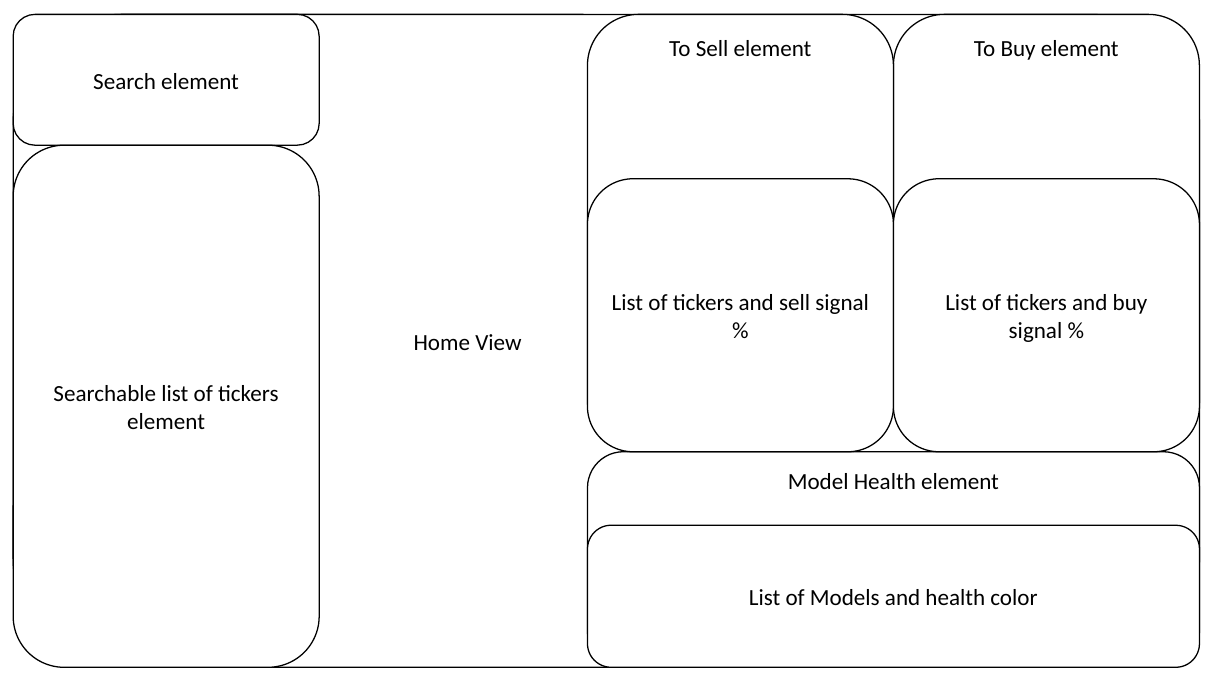
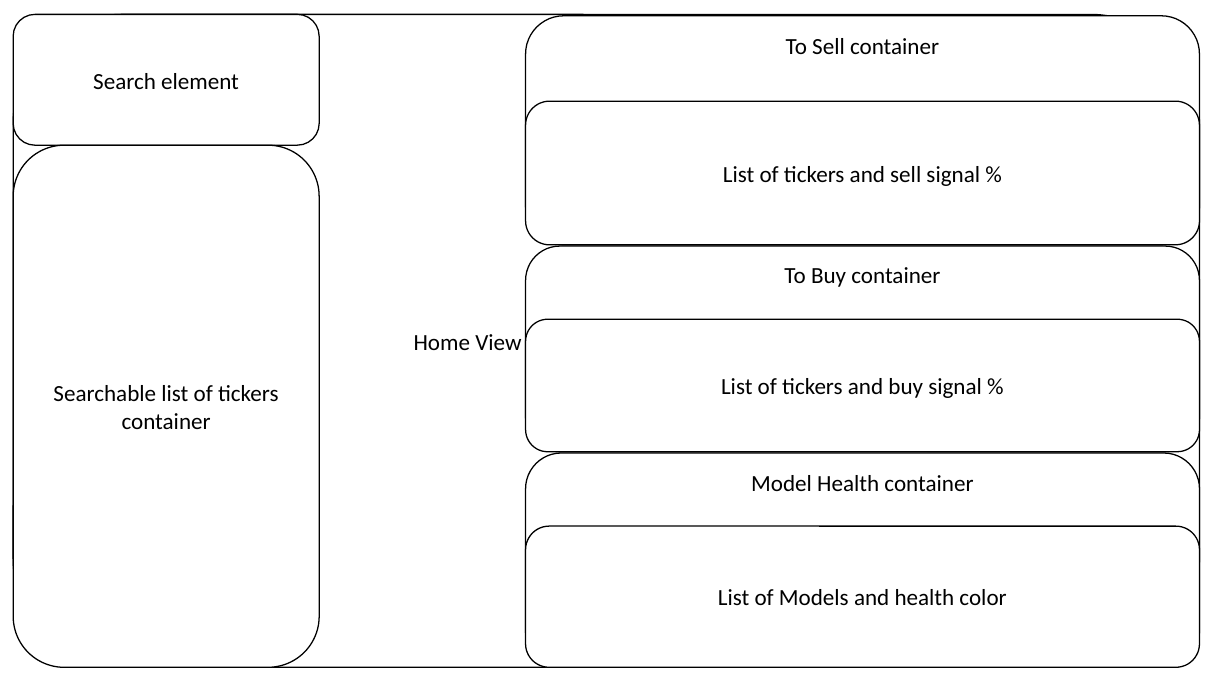
Before and after one commit to chipuha/StockMarket, a slide deck: slide 3 of Visualizer/Mockup.pptx. Drawn at 1232x693 pixels with LibreOffice and Linux fonts; fonts in the diff are those of the drawing. Boxes give left, top, right and bottom in pixels: in the first picture for what was removed or moved away, otherwise in the second. Text is boxed around its words. In the diff, an @@ line names an element or a change of style, - is before the commit and + after.

```diff
--- a/Visualizer/Mockup.pptx
+++ b/Visualizer/Mockup.pptx
@@ rounded rectangle "To Sell container": place and size @@
-rounded rectangle "To Sell container" at [588, 15, 894, 452]
+rounded rectangle "To Sell container" at [526, 16, 1200, 245]
@@ text in rounded rectangle at [786, 38, 939, 54]: text changed @@
-To Sell element
+To Sell container
@@ rounded rectangle "List of tickers and sell ...": place and size @@
-rounded rectangle "List of tickers and sell ..." at [588, 179, 894, 452]
+rounded rectangle "List of tickers and sell ..." at [526, 101, 1200, 244]
@@ rounded rectangle "To Buy container": place and size @@
-rounded rectangle "To Buy container" at [894, 15, 1200, 452]
+rounded rectangle "To Buy container" at [526, 246, 1200, 452]
@@ text in rounded rectangle at [784, 267, 940, 287]: text changed @@
-To Buy element
+To Buy container
@@ rounded rectangle "List of tickers and buy ...": place and size @@
-rounded rectangle "List of tickers and buy ..." at [894, 179, 1200, 452]
+rounded rectangle "List of tickers and buy ..." at [526, 319, 1200, 451]
@@ text in rounded rectangle at [53, 385, 279, 429]: text changed @@
-Searchable list of tickers element
+Searchable list of tickers container
@@ rounded rectangle "Model Health container": place and size @@
-rounded rectangle "Model Health container" at [588, 452, 1200, 667]
+rounded rectangle "Model Health container" at [526, 453, 1200, 667]
@@ text in rounded rectangle at [751, 475, 973, 491]: text changed @@
-Model Health element
+Model Health container
@@ rounded rectangle "List of Models and health ...": place and size @@
-rounded rectangle "List of Models and health ..." at [588, 526, 1200, 668]
+rounded rectangle "List of Models and health ..." at [526, 526, 1200, 667]
```
Also in this commit, not shown: 1 other slide changed, 2 other files.
